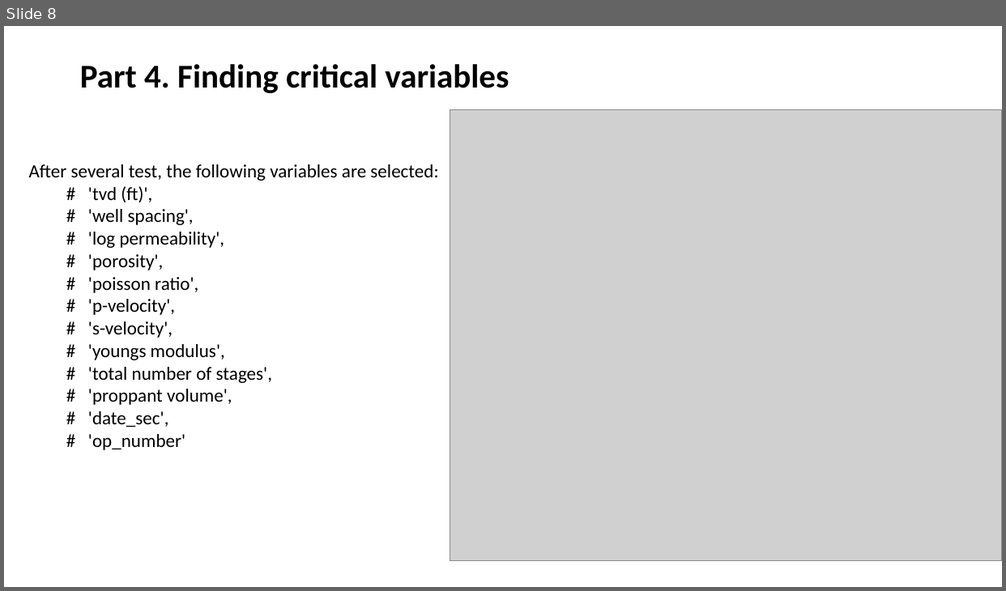
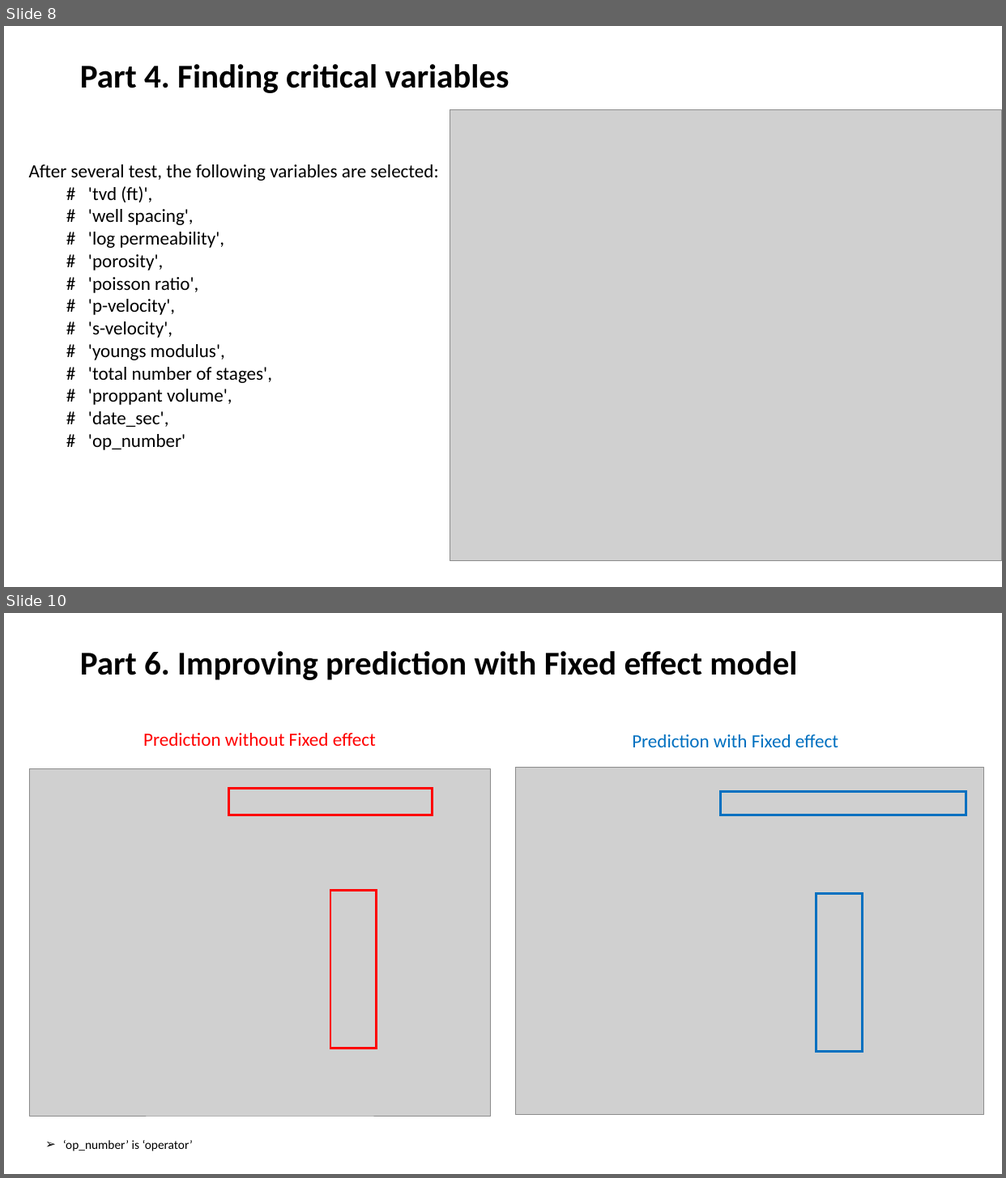
Before and after one commit to xudaiyanzi/oil_production, a slide deck: YanXu_Prediction of oil production.pptx. Shown one above the other, each under a label of ours: slide 8 before the commit, slides 8 and 10 after it; the slides between them are not shown. The pictures are 1006x591 and 1006x1178 pixels, drawn with LibreOffice and Linux fonts; fonts in the diff are those of the drawing; grey boxes stand for pictures. Boxes give left, top, right and bottom in pixels: in the first picture for what was removed or moved away, otherwise in the second. Text is boxed around its words. In the diff, an @@ line names an element or a change of style, - is before the commit and + after.

Commit message:
add fixed effect

```diff
--- a/YanXu_Prediction of oil production.pptx
+++ b/YanXu_Prediction of oil production.pptx
@@ slide 10 added at (x1=4, y1=613, x2=1002, y2=1174), background #FFFFFF @@
@@ text added at (x1=80, y1=651, x2=797, y2=680), 32 pt, text #000000, bold @@
+Part 6. Improving prediction with Fixed effect model
@@ text added at (x1=143, y1=733, x2=376, y2=746), 18 pt, text #FF0000 @@
+Prediction without Fixed effect
@@ text added at (x1=632, y1=735, x2=838, y2=747), 18 pt, text #0070C0 @@
+Prediction with Fixed effect
@@ picture added at (x1=29, y1=769, x2=492, y2=1117) @@
@@ picture added at (x1=515, y1=768, x2=984, y2=1115) @@
@@ rectangle added at (x1=228, y1=788, x2=432, y2=815), outline #FF0000 2.25 pt @@
@@ rectangle added at (x1=720, y1=792, x2=966, y2=815), outline #0070C0 2.25 pt @@
@@ rectangle added at (x1=330, y1=891, x2=376, y2=1049), outline #FF0000 2.25 pt @@
@@ rectangle added at (x1=816, y1=894, x2=862, y2=1052), outline #0070C0 2.25 pt @@
@@ text added at (x1=63, y1=1140, x2=193, y2=1152), 12 pt, text #000000 @@
+  ➢ ‘op_number’ is ‘operator’
```
Also in this commit, not shown: 6 slides changed, 2 other slides added, 1 slide removed, 8 other files.
